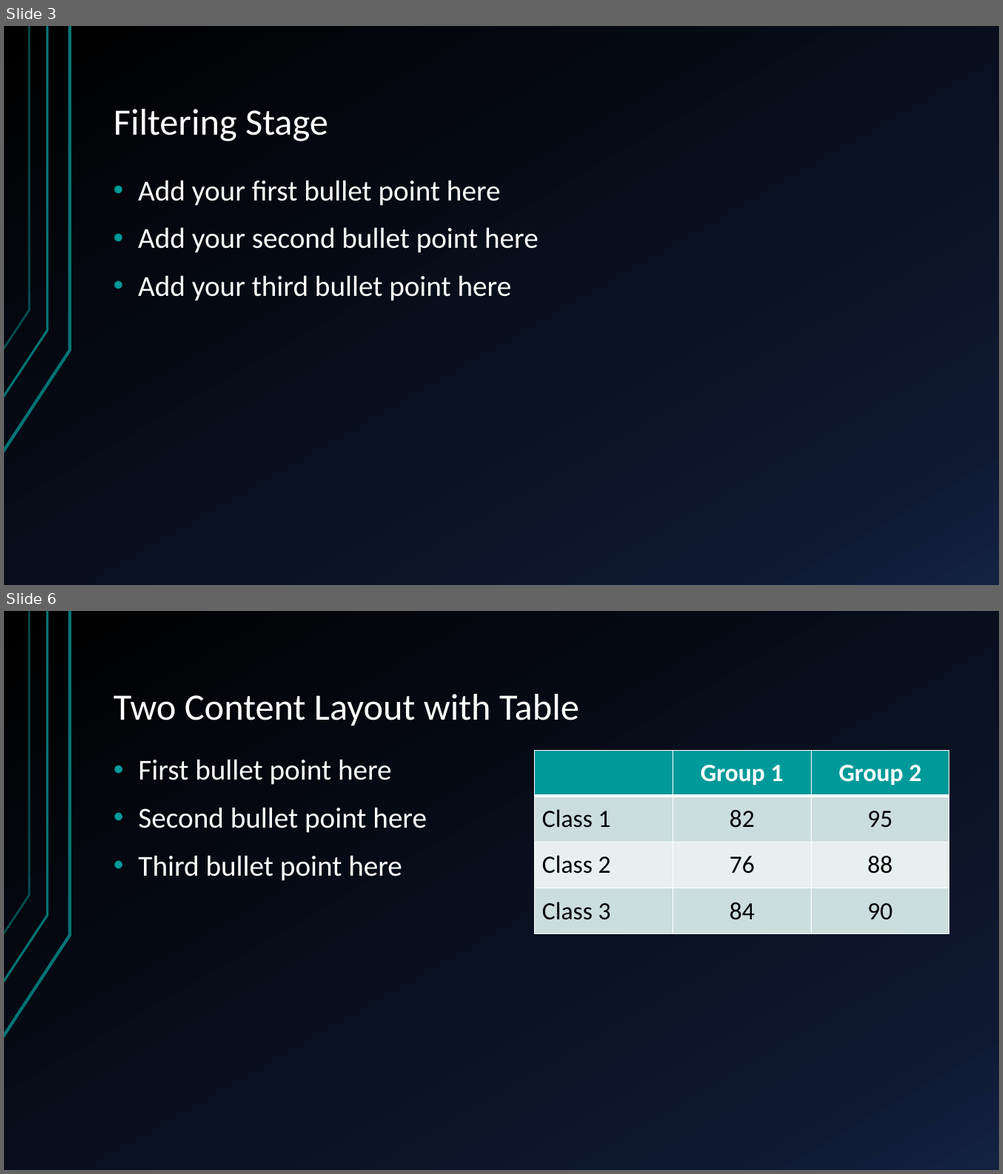
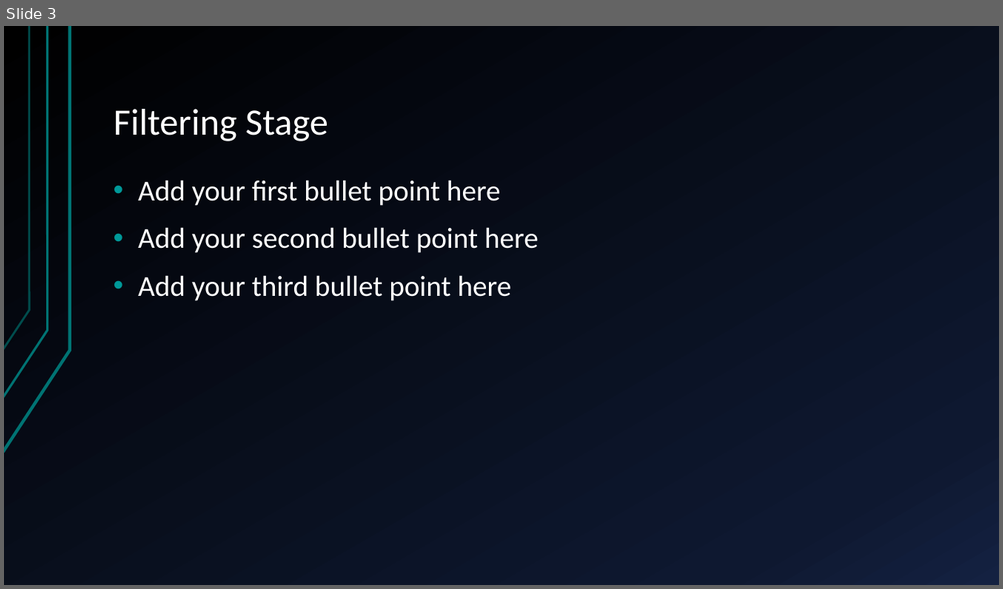
Before and after one commit to danielsaul/emg-sensor-scenario, a slide deck: Scenario W presentation.pptx. Shown one above the other, each under a label of ours: slides 3 and 6 before the commit, slide 3 after it; the slides between them are not shown. The pictures are 1003x1174 and 1003x589 pixels, drawn with LibreOffice and Linux fonts; fonts in the diff are those of the drawing. Boxes give left, top, right and bottom in pixels: in the first picture for what was removed or moved away, otherwise in the second. Text is boxed around its words. In the diff, an @@ line names an element or a change of style, - is before the commit and + after.

```diff
--- a/Scenario W presentation.pptx
+++ b/Scenario W presentation.pptx
@@ slide 6 removed at box(4, 611, 999, 1170), background gradient #000000 to #0F1931 to #142242; not listed: 3 template elements that a slide beside it also shows @@
@@ title removed at box(114, 694, 579, 726) @@
-Two Content Layout with Table
@@ text removed at box(138, 759, 427, 881) @@
-• First bullet point here
-• Second bullet point here
-• Third bullet point here
@@ table removed at box(535, 751, 948, 935), 4 rows, 3 columns @@
- | Group 1 | Group 2
-Class 1 | 82 | 95
-Class 2 | 76 | 88
-Class 3 | 84 | 90
```
Also in this commit, not shown: 1 slide changed, 1 slide added, 8 other slides removed.
